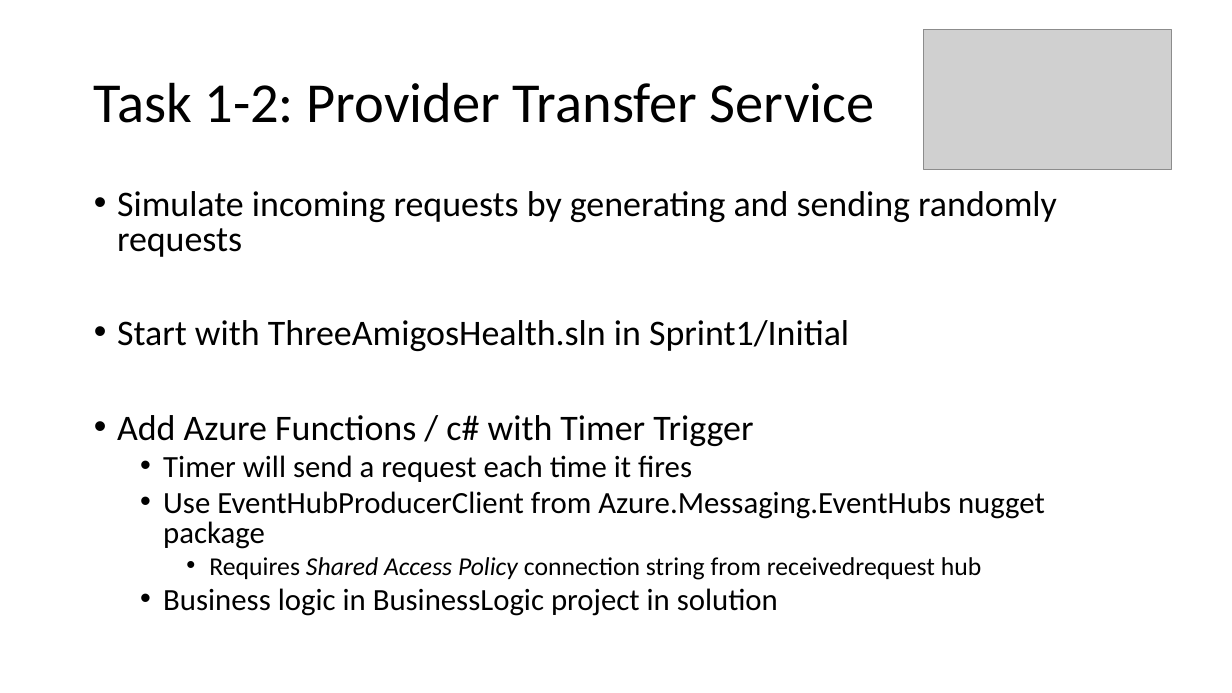
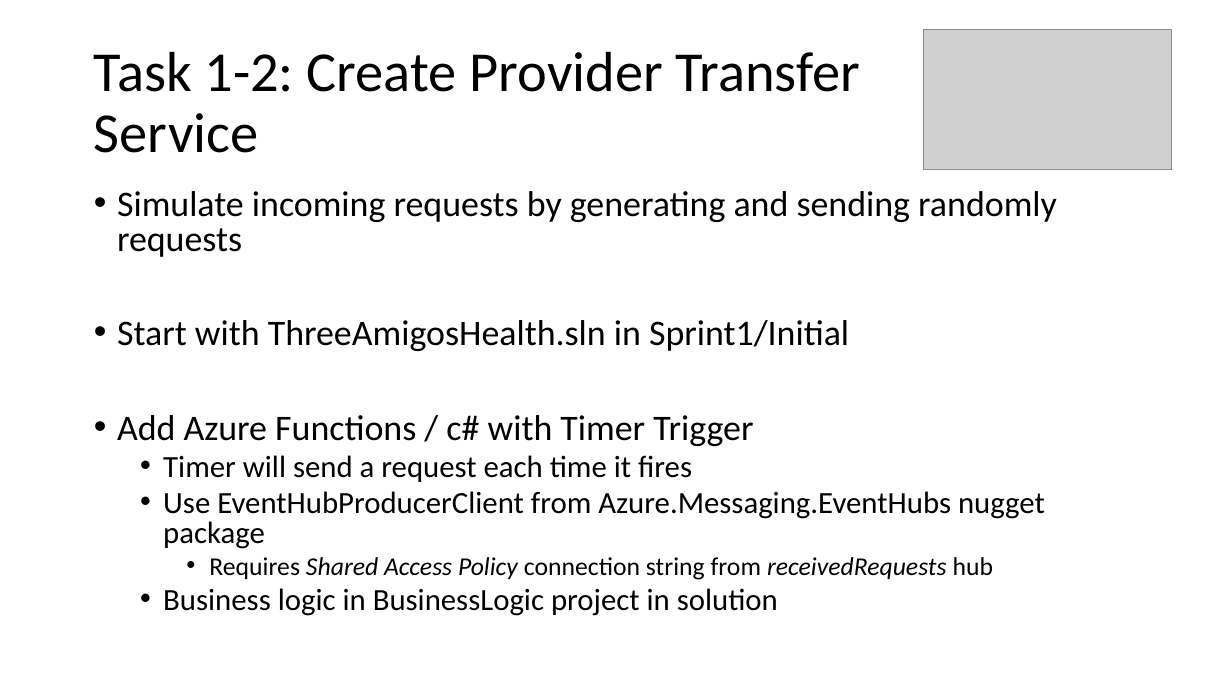
Before and after one commit to scottctr/EdaWorkshop, a slide deck: slide 10 of Sprint1/EdaWorkshop_Sprint1.pptx (slide 9 before the commit). Drawn at 1232x693 pixels with LibreOffice and Linux fonts; fonts in the diff are those of the drawing; grey boxes stand for pictures. Boxes give left, top, right and bottom in pixels: in the first picture for what was removed or moved away, otherwise in the second. Text is boxed around its words. In the diff, an @@ line names an element or a change of style, - is before the commit and + after.

```diff
--- a/Sprint1/EdaWorkshop_Sprint1.pptx
+++ b/Sprint1/EdaWorkshop_Sprint1.pptx
@@ title at (x1=94, y1=51, x2=860, y2=153): text changed @@
-Task 1-2: Provider Transfer Service
+Task 1-2: Create Provider Transfer
+Service
@@ text at (x1=209, y1=557, x2=993, y2=580): text changed; italic on @@
-    • Requires Shared Access Policy connection string from receivedrequest hub
+    • Requires Shared Access Policy connection string from receivedRequests hub
```
Also in this commit, not shown: 7 other slides changed, 1 slide added, 22 other files.
